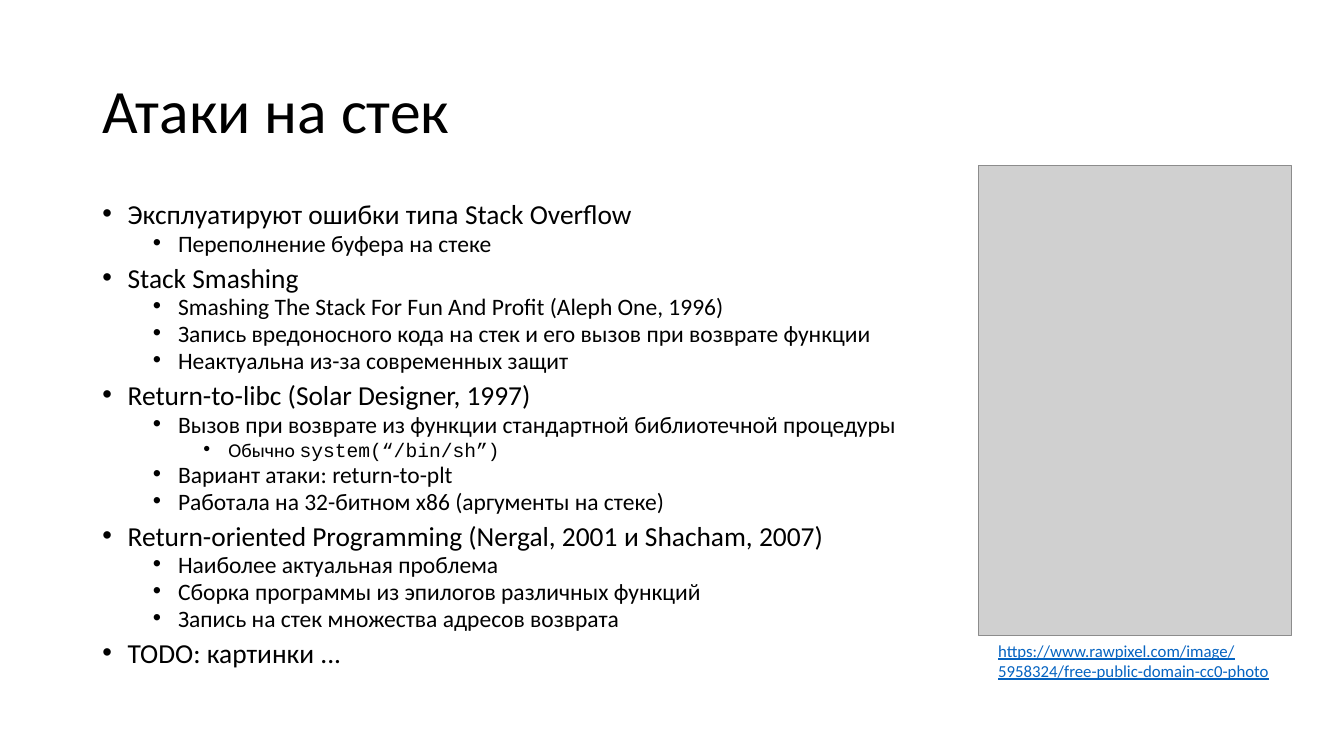
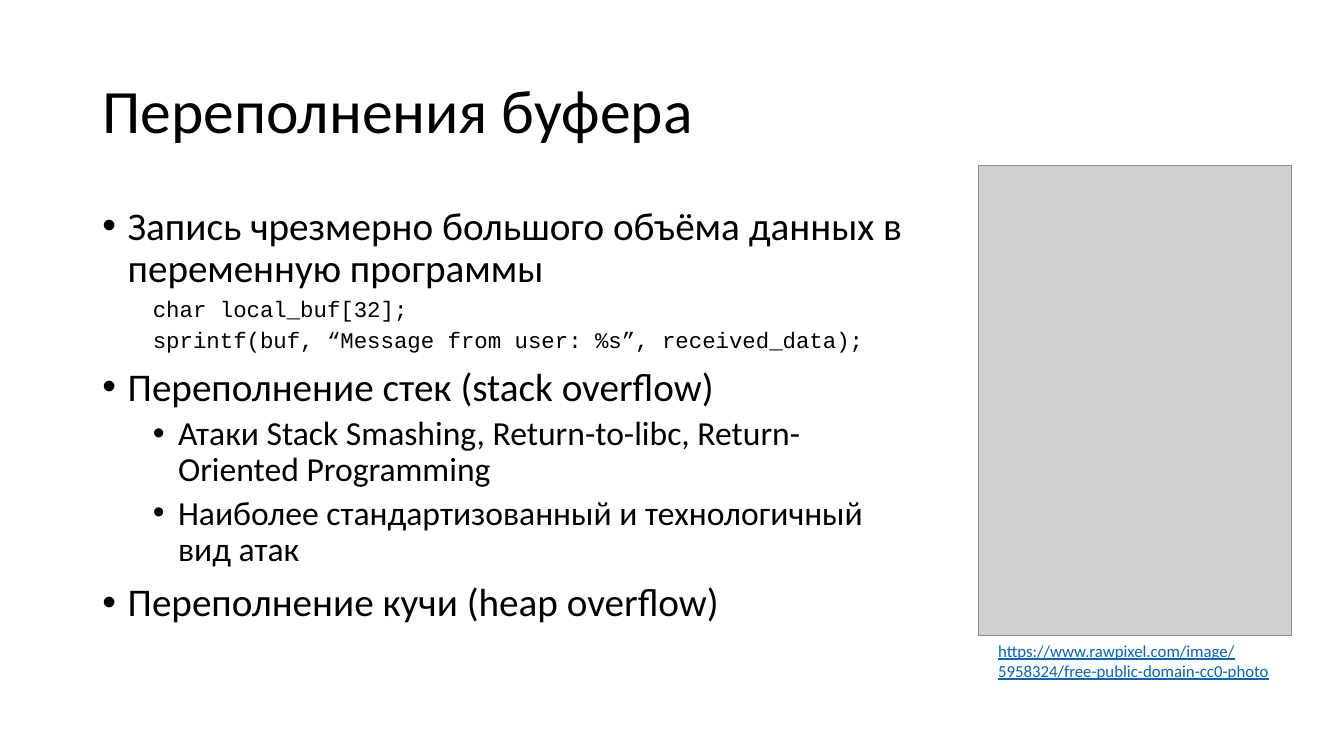
Before and after one commit to yugr/slides, a slide deck: slide 2 of CppZeroCost/2025/RU.pptx. Drawn at 1344x756 pixels with LibreOffice and Linux fonts; fonts in the diff are those of the drawing; grey boxes stand for pictures. Boxes give left, top, right and bottom in pixels: in the first picture for what was removed or moved away, otherwise in the second. Text is boxed around its words. In the diff, an @@ line names an element or a change of style, - is before the commit and + after.

Commit message:
Added stack overflow example diagrams.

```diff
--- a/CppZeroCost/2025/RU.pptx
+++ b/CppZeroCost/2025/RU.pptx
@@ title at <box>102,91,693,143</box>: text changed @@
-Атаки на стек
+Переполнения буфера
@@ text at <box>128,213,902,623</box>: text changed; size 16.8 to 28 pt @@
-• Эксплуатируют ошибки типа Stack Overflow
-  • Переполнение буфера на стеке
-• Stack Smashing
-  • Smashing The Stack For Fun And Profit (Aleph One, 1996)
-  • Запись вредоносного кода на стек и его вызов при возврате функции
-  • Неактуальна из-за современных защит
-• Return-to-libc (Solar Designer, 1997)
-  • Вызов при возврате из функции стандартной библиотечной процедуры
-    • Обычно system(“/bin/sh”)
-  • Вариант атаки: return-to-plt
-  • Работала на 32-битном x86 (аргументы на стеке)
-• Return-oriented Programming (Nergal, 2001 и Shacham, 2007)
-  • Наиболее актуальная проблема
-  • Сборка программы из эпилогов различных функций
-  • Запись на стек множества адресов возврата
-• TODO: картинки ...
+• Запись чрезмерно большого объёма данных в переменную программы
+  char local_buf[32];
+  sprintf(buf, “Message from user: %s”, received_data);
+• Переполнение стек (stack overflow)
+  • Атаки Stack Smashing, Return-to-libc, Return-Oriented Programming
+  • Наиболее стандартизованный и технологичный вид атак
+• Переполнение кучи (heap overflow)
```
Also in this commit, not shown: 11 other slides changed, 5 slides added, 6 other files.
